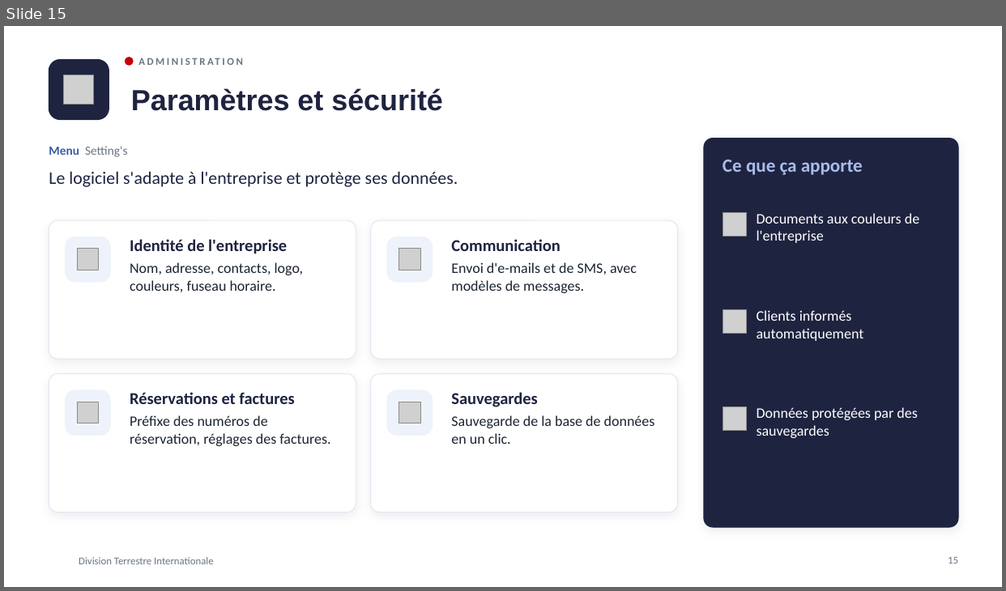
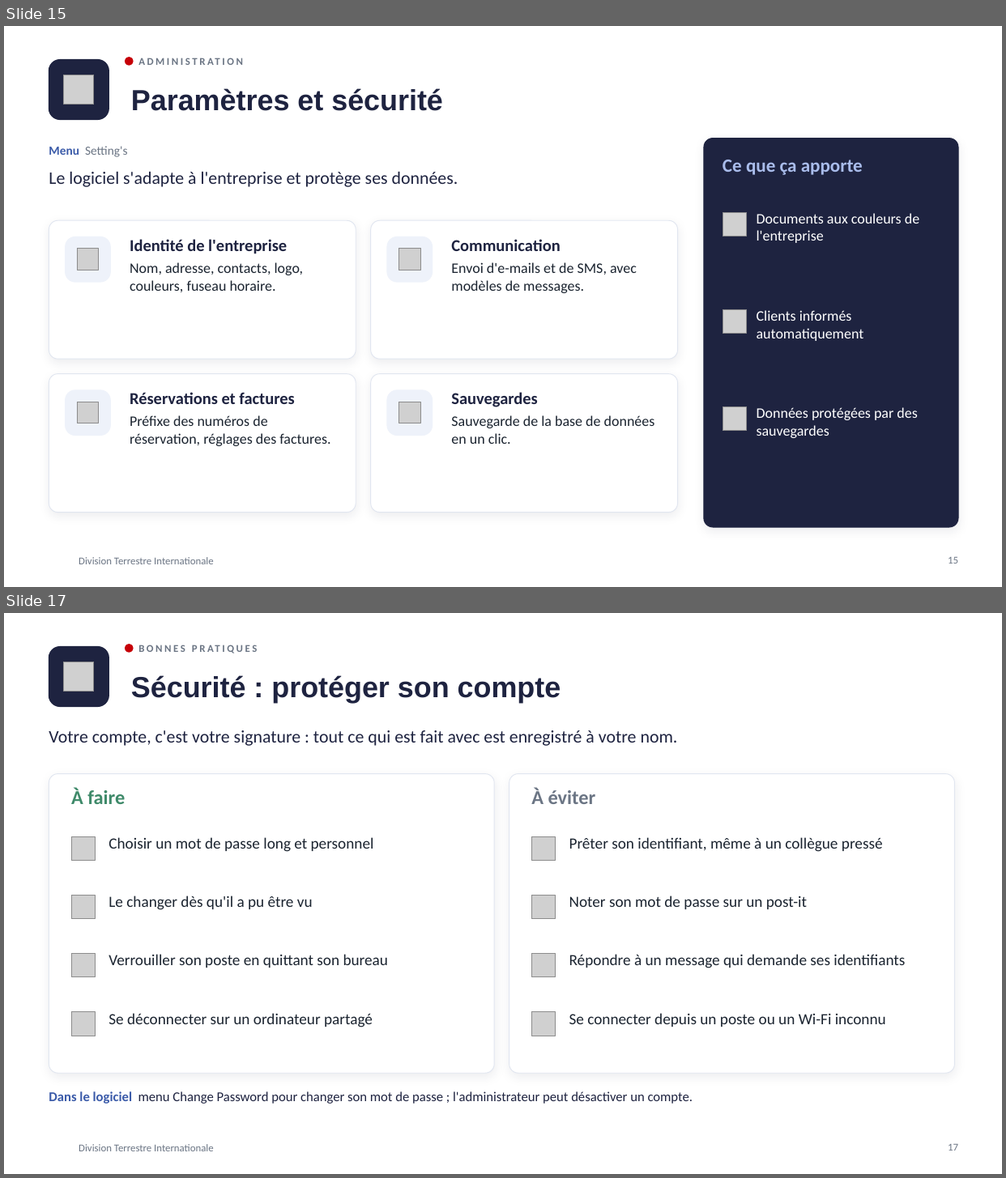
Before and after one commit to meledjearmel/portfolio-assets, a slide deck: formations/dti/presentation-division-terrestre-internationale.pptx. Shown one above the other, each under a label of ours: slide 15 before the commit, slides 15 and 17 after it; the slides between them are not shown. The pictures are 1006x591 and 1006x1178 pixels, drawn with LibreOffice and Linux fonts; fonts in the diff are those of the drawing; grey boxes stand for pictures; background and template pictures are left out. Boxes give left, top, right and bottom in pixels: in the first picture for what was removed or moved away, otherwise in the second. Text is boxed around its words. In the diff, an @@ line names an element or a change of style, - is before the commit and + after.

```diff
--- a/formations/dti/presentation-division-terrestre-internationale.pptx
+++ b/formations/dti/presentation-division-terrestre-internationale.pptx
@@ slide 17 added at (4,613,1002,1174), background picture (left out); not listed: 1 template element that a slide beside it also shows @@
@@ text added at (138,636,738,661), 10 pt, text #6B7584, bold @@
+BONNES PRATIQUES
@@ rounded rectangle added at (49,647,108,707), fill #1E2340, outline #1E2340 1 pt @@
@@ ellipse added at (126,645,133,652), fill #C60007, outline #C60007 1 pt @@
@@ picture added at (64,662,94,692) @@
@@ title added at (131,675,561,702), 28 pt, text #1E2340, bold @@
+Sécurité : protéger son compte
@@ text added at (49,730,678,746), 17 pt, text #1E2340 @@
+Votre compte, c'est votre signature : tout ce qui est fait avec est enregistré à votre nom.
@@ rounded rectangle added at (49,774,494,1073), fill #FFFFFF, outline #E1E6F0 0.75 pt @@
@@ rounded rectangle added at (509,774,955,1073), fill #FFFFFF, outline #E1E6F0 0.75 pt @@
@@ text added at (71,789,125,804), 19 pt, text #3F8A6A, bold @@
+À faire
@@ text added at (531,789,596,804), 19 pt, text #6B7584, bold @@
+À éviter
@@ picture added at (71,837,96,861) @@
@@ text added at (108,837,374,852), 15 pt, text #1B2430 @@
+Choisir un mot de passe long et personnel
@@ picture added at (532,837,556,861) @@
@@ text added at (569,837,883,852), 15 pt, text #1B2430 @@
+Prêter son identifiant, même à un collègue pressé
@@ picture added at (71,895,96,919) @@
@@ text added at (108,896,313,910), 15 pt, text #1B2430 @@
+Le changer dès qu'il a pu être vu
@@ picture added at (532,895,556,919) @@
@@ text added at (569,896,807,909), 15 pt, text #1B2430 @@
+Noter son mot de passe sur un post-it
@@ picture added at (71,954,96,977) @@
@@ text added at (108,954,389,968), 15 pt, text #1B2430 @@
+Verrouiller son poste en quittant son bureau
@@ picture added at (532,954,556,977) @@
@@ text added at (569,954,905,969), 15 pt, text #1B2430 @@
+Répondre à un message qui demande ses identifiants
@@ picture added at (71,1012,96,1036) @@
@@ text added at (108,1013,373,1028), 15 pt, text #1B2430 @@
+Se déconnecter sur un ordinateur partagé
@@ picture added at (532,1012,556,1036) @@
@@ text added at (569,1013,886,1027), 15 pt, text #1B2430 @@
+Se connecter depuis un poste ou un Wi-Fi inconnu
@@ text added at (49,1092,693,1104), 13 pt, text #1E2340 @@
+Dans le logiciel menu Change Password pour changer son mot de passe ; l'administrateur peut désactiver un compte.
@@ page number added at (948,1144,958,1151), 10 pt, text #6B7584 @@
+17
```
Also in this commit, not shown: 1 slide changed, 4 other slides added, 3 slides removed, 1 other file.
